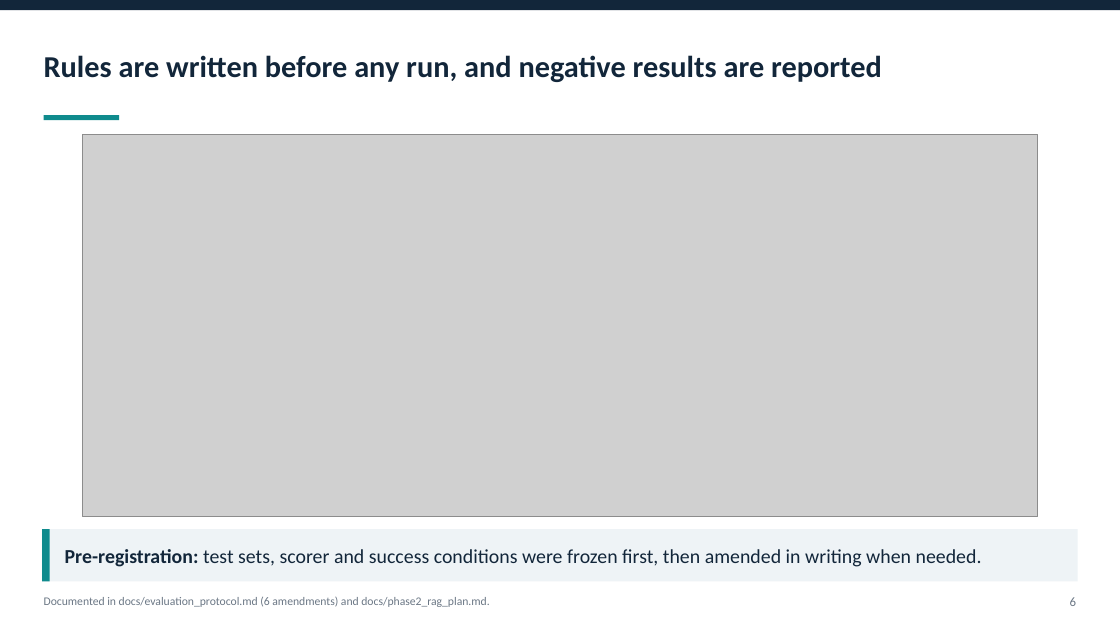
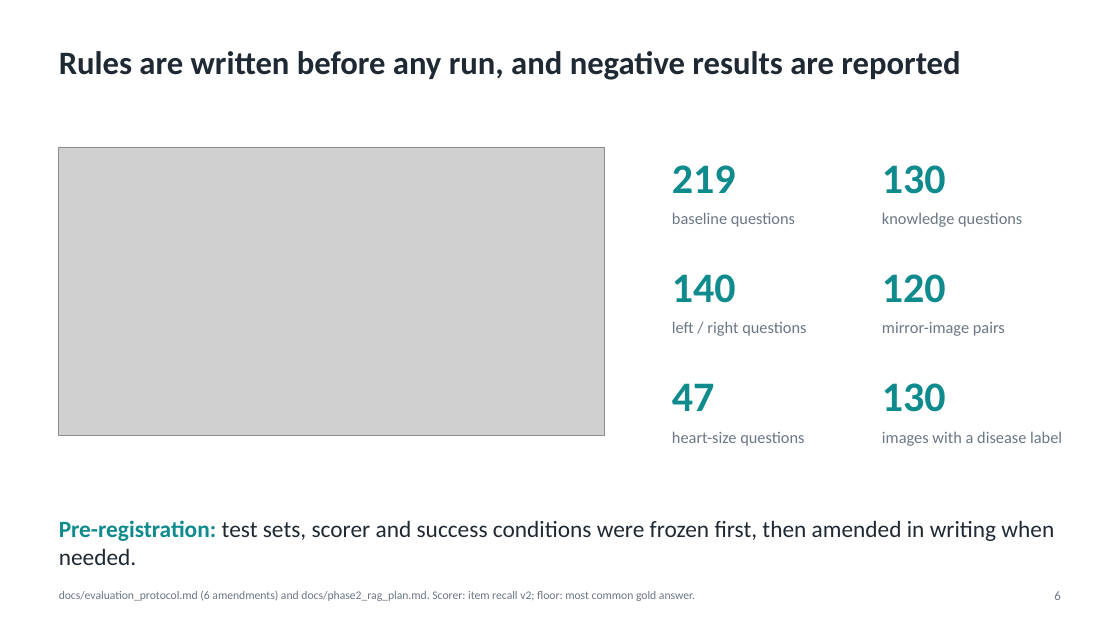
Before and after one commit to Ankritjarngal/medvqa-cxr-chexagent, a slide deck: slide 6 of deliverables/presentation/Medical_VQA_CXR_Project_Presentation.pptx. Drawn at 1120x630 pixels with LibreOffice and Linux fonts; fonts in the diff are those of the drawing; grey boxes stand for pictures. Boxes give left, top, right and bottom in pixels: in the first picture for what was removed or moved away, otherwise in the second. Text is boxed around its words. In the diff, an @@ line names an element or a change of style, - is before the commit and + after.

```diff
--- a/deliverables/presentation/Medical_VQA_CXR_Project_Presentation.pptx
+++ b/deliverables/presentation/Medical_VQA_CXR_Project_Presentation.pptx
@@ rectangle removed at [0,0,1120,10] @@
@@ text "Rules are written before any ...": place and size @@
-text "Rules are written before any ..." at [44,55,882,82]
+text "Rules are written before any ..." at [59,51,960,80]
@@ text "Rules are written before any ..." at [59,51,960,80]: size 26 to 28 pt, text colour #12263A to #1F2933; vertical alignment middle to top @@
@@ rectangle removed at [44,115,119,120] @@
@@ picture: place and size @@
-picture at [82,134,1038,517]
+picture at [59,147,605,436]
@@ text added at [672,165,736,193], 36 pt, text #0F8B8D, bold @@
+219
@@ text added at [882,165,946,194], 36 pt, text #0F8B8D, bold @@
+130
@@ text added at [672,212,795,227], 14 pt, text #6B7785 @@
+baseline questions
@@ text added at [882,212,1022,227], 14 pt, text #6B7785 @@
+knowledge questions
@@ text added at [672,274,736,303], 36 pt, text #0F8B8D, bold @@
+140
@@ text added at [882,274,946,303], 36 pt, text #0F8B8D, bold @@
+120
@@ text added at [672,321,806,336], 14 pt, text #6B7785 @@
+left / right questions
@@ text added at [882,322,1005,336], 14 pt, text #6B7785 @@
+mirror-image pairs
@@ text added at [672,383,715,411], 36 pt, text #0F8B8D, bold @@
+47
@@ text added at [882,383,946,412], 36 pt, text #0F8B8D, bold @@
+130
@@ text added at [672,431,804,446], 14 pt, text #6B7785 @@
+heart-size questions
@@ text added at [882,431,1062,446], 14 pt, text #6B7785 @@
+images with a disease label
@@ rectangle removed at [42,529,1078,581] @@
@@ rectangle removed at [42,529,50,581] @@
@@ text "Pre-registration: test sets, scorer and ...": place and size @@
-text "Pre-registration: test sets, scorer and ..." at [65,549,982,567]
+text "Pre-registration: test sets, scorer and ..." at [59,520,1054,565]
@@ text "Pre-registration: test sets, scorer and ..." at [59,520,1054,565]: size 17 to 20 pt; text colour #12263A to #0F8B8D in "Pre-registration:"; text colour #12263A to #1F2933 in "test sets, scorer and success conditions were ..."; vertical alignment middle to top @@
@@ text at [59,591,695,601]: text changed @@
-Documented in docs/evaluation_protocol.md (6 amendments) and docs/phase2_rag_plan.md.
+docs/evaluation_protocol.md (6 amendments) and docs/phase2_rag_plan.md. Scorer: item recall v2; floor: most common gold answer.
@@ text "6": place and size @@
-text "6" at [1070,597,1076,606]
+text "6" at [1054,591,1060,600]
```
Also in this commit, not shown: 9 other slides changed, 2 slides added, 2 slides removed, 56 other files.
